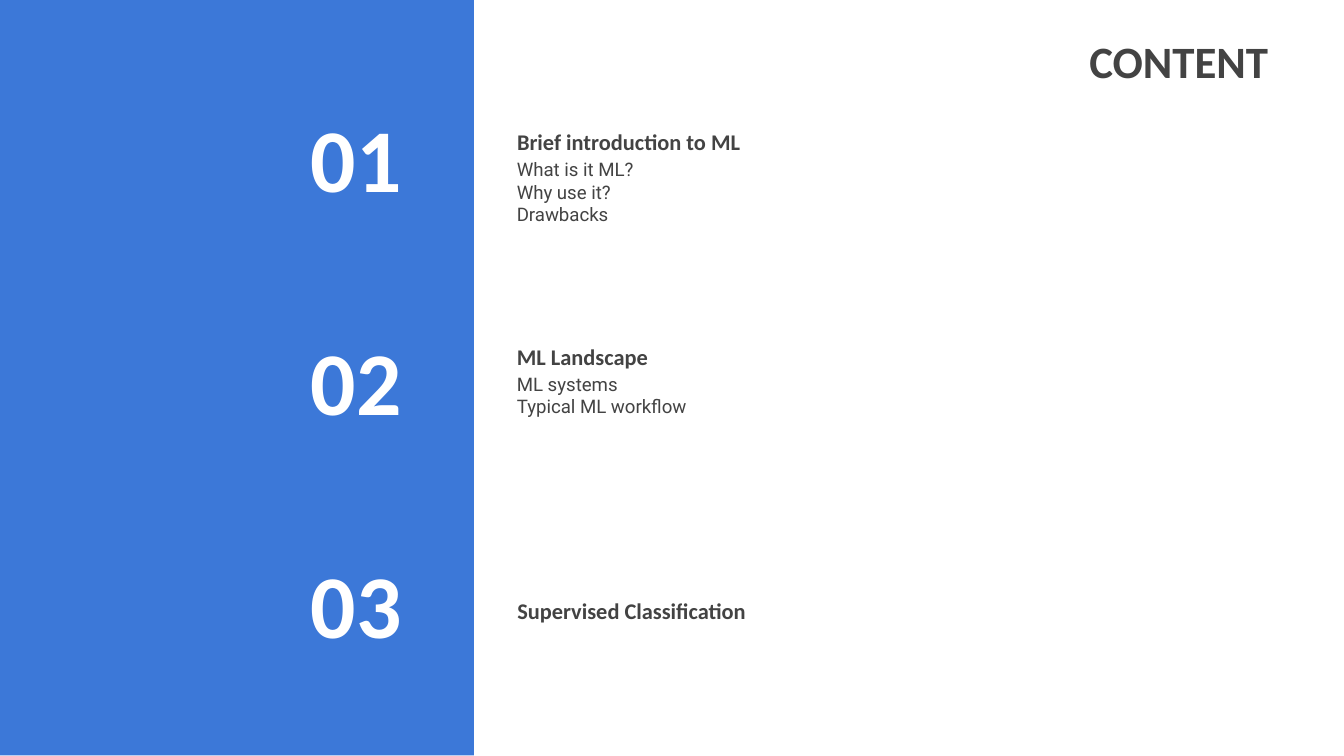
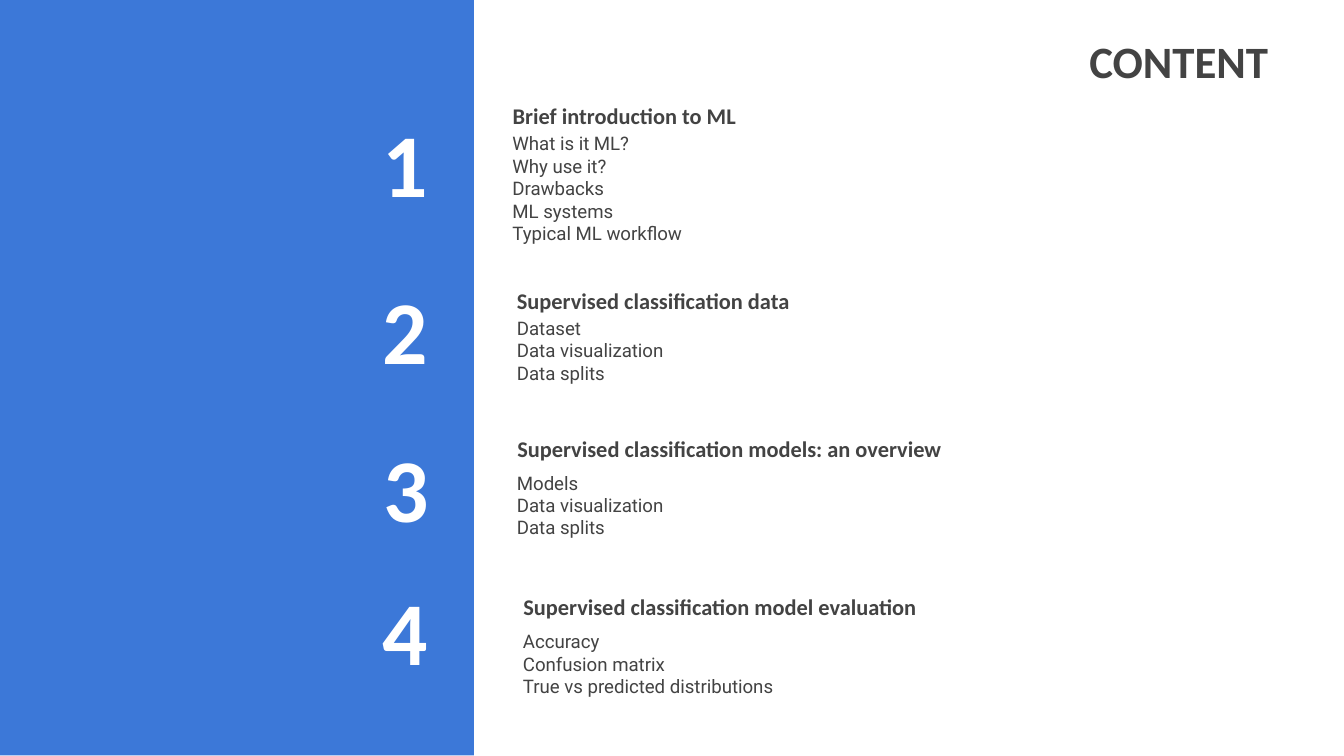
Before and after one commit to GilbertoCunha/IEEE-ML-Workshop, a slide deck: slide 3 of ML-intro.pptx. Drawn at 1344x756 pixels with LibreOffice and Linux fonts; fonts in the diff are those of the drawing. Boxes give left, top, right and bottom in pixels: in the first picture for what was removed or moved away, otherwise in the second. Text is boxed around its words. In the diff, an @@ line names an element or a change of style, - is before the commit and + after.

```diff
--- a/ML-intro.pptx
+++ b/ML-intro.pptx
@@ title "Brief introduction to ML": place and size @@
-title "Brief introduction to ML" at bbox=[517, 134, 740, 150]
+title "Brief introduction to ML" at bbox=[513, 108, 736, 124]
@@ subtitle "What is it ML?": place and size @@
-subtitle "What is it ML?" at bbox=[517, 162, 633, 221]
+subtitle "What is it ML?" at bbox=[512, 136, 682, 244]
@@ title at bbox=[383, 139, 428, 197]: text changed @@
-01
+1
@@ subtitle at bbox=[512, 204, 682, 244]: paragraphs added @@
+ML systems
+Typical ML workflow
@@ title at bbox=[517, 293, 789, 313]: text changed @@
-ML Landscape
+Supervised classification data
@@ title at bbox=[383, 305, 428, 364]: text changed @@
-02
+2
@@ subtitle at bbox=[517, 321, 663, 384]: text changed @@
-ML systems
-Typical ML workflow
+Dataset
+Data visualization
+Data splits
@@ title at bbox=[517, 441, 941, 461]: text changed @@
-Supervised Classification
+Supervised classification models: an overview
@@ title at bbox=[384, 463, 429, 523]: text changed @@
-03
+3
@@ subtitle added at bbox=[517, 476, 663, 538], 10 pt, text #434343 @@
+Models
+Data visualization
+Data splits
@@ title added at bbox=[523, 599, 916, 619], 12 pt, text #434343, bold @@
+Supervised classification model evaluation
@@ title added at bbox=[383, 607, 428, 665], 48 pt, text #FFFFFF, bold @@
+4
@@ subtitle added at bbox=[523, 634, 773, 697], 10 pt, text #434343 @@
+Accuracy
+Confusion matrix
+True vs predicted distributions
```
Also in this commit, not shown: 7 other slides changed, 10 slides added, 2 slides removed, 1 other file.
